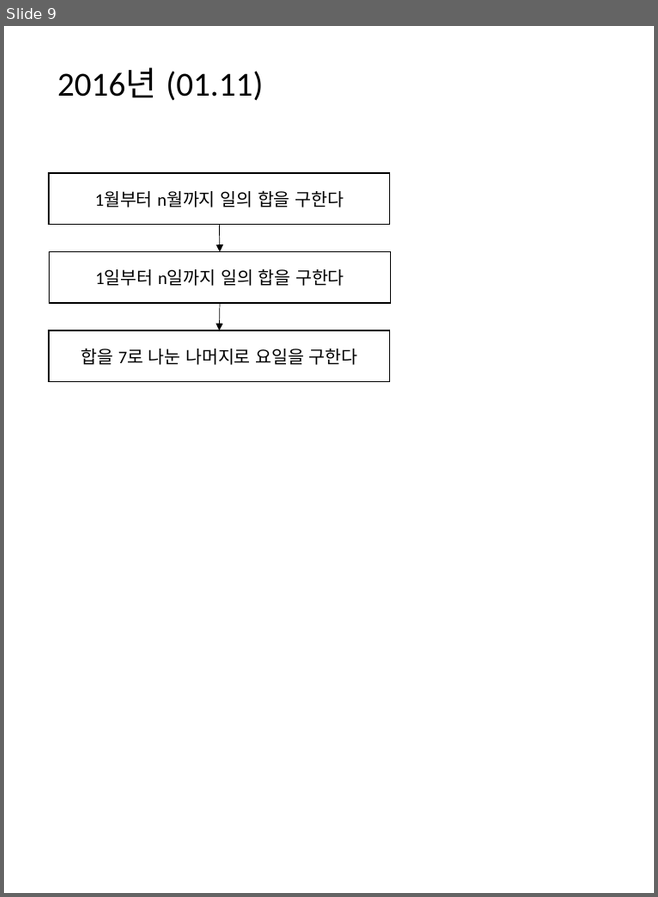
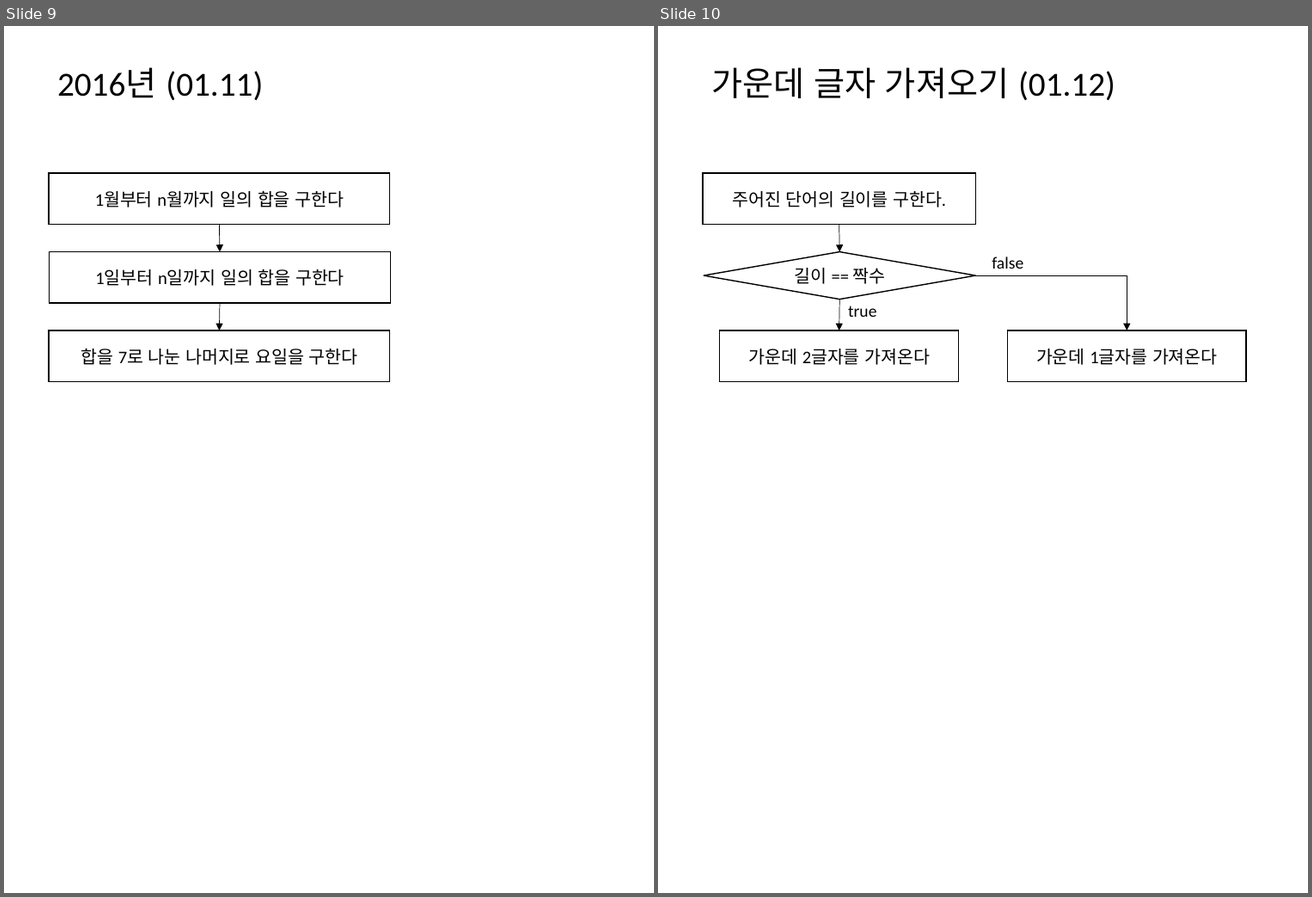
Before and after one commit to mornings9047/Algorithms_Programmers, a slide deck: 알고리즘_프로그래머스_Level01_순서도.pptx. Shown side by side, each under a label of ours: slide 9 before the commit, slides 9 and 10 after it. The pictures are 658x897 and 1312x897 pixels, drawn with LibreOffice and Linux fonts; fonts in the diff are those of the drawing. Boxes give left, top, right and bottom in pixels: in the first picture for what was removed or moved away, otherwise in the second. Text is boxed around its words. In the diff, an @@ line names an element or a change of style, - is before the commit and + after.

Commit message:
가운데 글자 가져오기

```diff
--- a/알고리즘_프로그래머스_Level01_순서도.pptx
+++ b/알고리즘_프로그래머스_Level01_순서도.pptx
@@ slide 10 added at (x1=658, y1=26, x2=1308, y2=893), background #FFFFFF @@
@@ title added at (x1=711, y1=67, x2=1116, y2=101), 28 pt, text #000000 @@
+가운데 글자 가져오기 (01.12)
@@ rectangle added at (x1=703, y1=173, x2=976, y2=225), outline #000000 1 pt, 14.7 pt, text #000000 @@
+주어진 단어의 길이를 구한다.
@@ arrow added from (839, 225) to (840, 252), #000000 0.5 pt @@
@@ diamond added at (x1=704, y1=252, x2=976, y2=300), outline #000000 1 pt, 14.7 pt, text #000000 @@
+길이 == 짝수
@@ text added at (x1=992, y1=256, x2=1024, y2=269), 14 pt, text #000000 @@
+false
@@ elbow arrow added from (976, 275) to (1127, 330), #000000 0.5 pt @@
@@ arrow added from (840, 299) to (839, 330), #000000 0.5 pt @@
@@ text added at (x1=848, y1=306, x2=876, y2=317), 14 pt, text #000000 @@
+true
@@ rectangle added at (x1=720, y1=330, x2=959, y2=381), outline #000000 1 pt, 14.7 pt, text #000000 @@
+가운데 2글자를 가져온다
@@ rectangle added at (x1=1007, y1=330, x2=1246, y2=381), outline #000000 1 pt, 14.7 pt, text #000000 @@
+가운데 1글자를 가져온다
```
Also in this commit, not shown: 2 other files.
